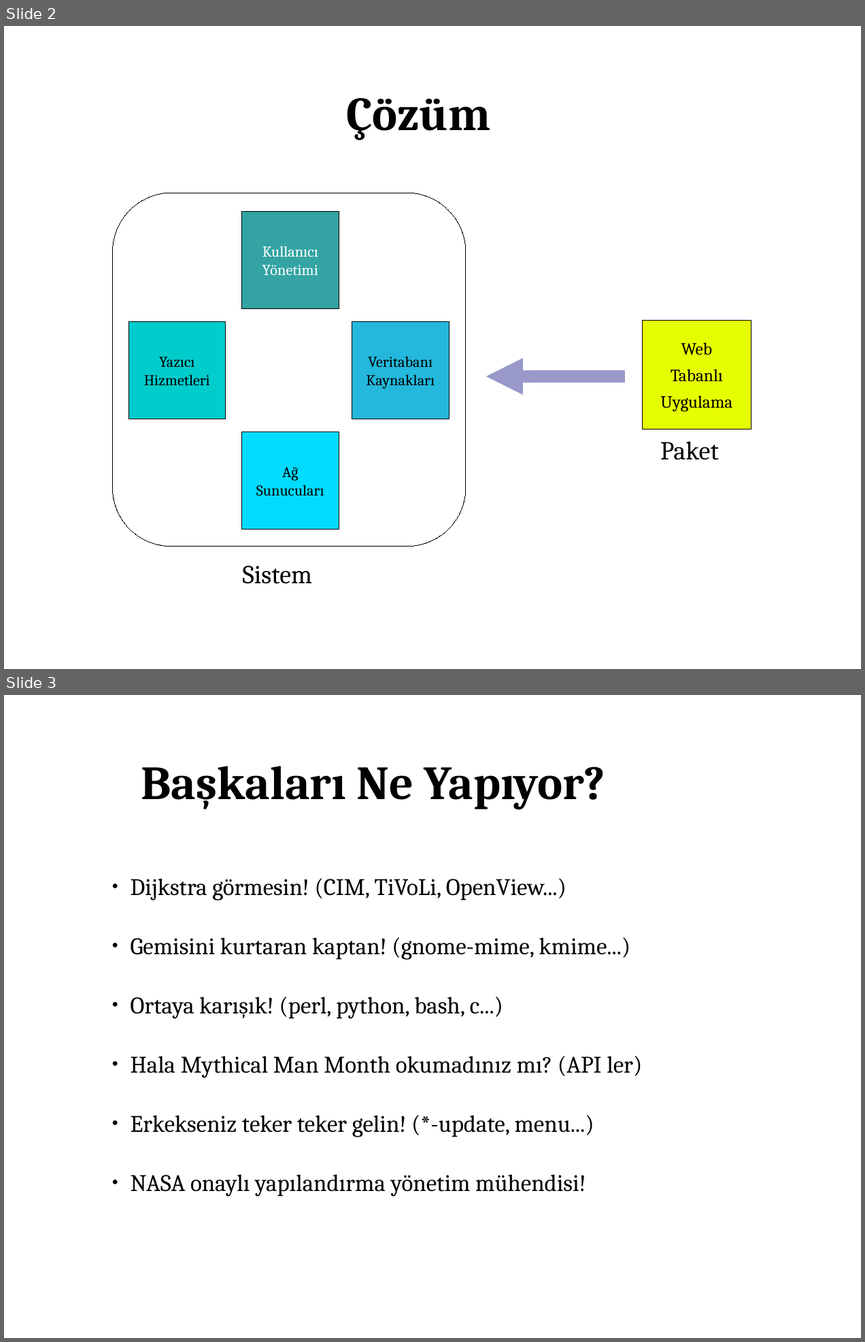
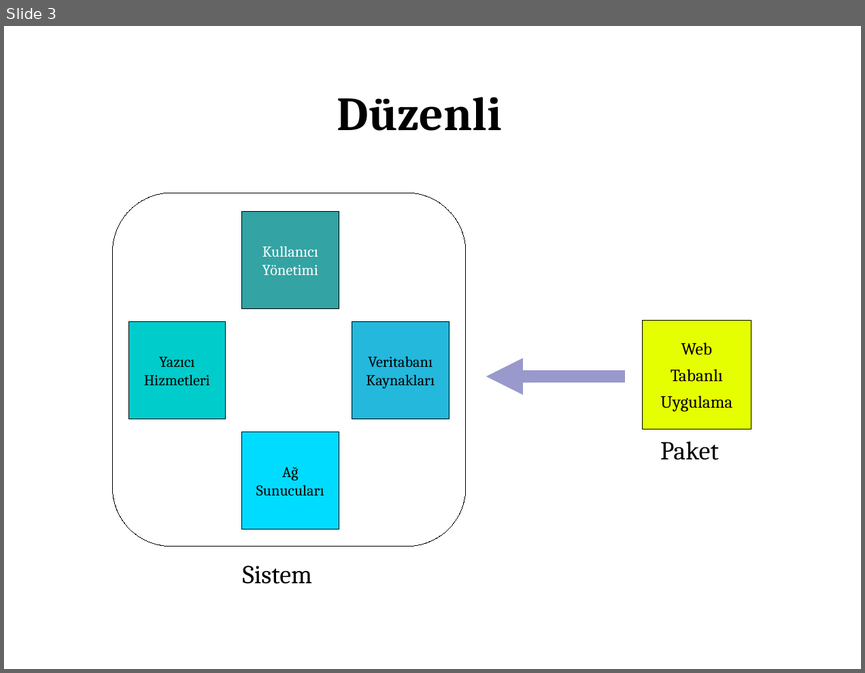
Before and after one commit to Pardus-Linux/COMAR, a slide deck: belgeler/temel-sunum.odp. Shown one above the other, each under a label of ours: slides 2 and 3 before the commit, slide 3 after it. The pictures are 865x1342 and 865x673 pixels, drawn with LibreOffice and Linux fonts; fonts in the diff are those of the drawing. Boxes give left, top, right and bottom in pixels: in the first picture for what was removed or moved away, otherwise in the second. Text is boxed around its words. In the diff, an @@ line names an element or a change of style, - is before the commit and + after.

```diff
--- a/belgeler/temel-sunum.odp
+++ b/belgeler/temel-sunum.odp
@@ slide 3 removed at (x1=4, y1=695, x2=861, y2=1338), background #FFFFFF @@
@@ text removed at (x1=141, y1=766, x2=606, y2=809) @@
-Başkaları Ne Yapıyor?
@@ text removed at (x1=130, y1=878, x2=642, y2=1196) @@
-  ● Dijkstra görmesin! (CIM, TiVoLi, OpenView...)
-  ● Gemisini kurtaran kaptan! (gnome-mime, kmime...)
-  ● Ortaya karışık! (perl, python, bash, c...)
-  ● Hala Mythical Man Month okumadınız mı? (API ler)
-  ● Erkekseniz teker teker gelin! (*-update, menu...)
-  ● NASA onaylı yapılandırma yönetim mühendisi!
@@ what was slide 2 is now slide 3 @@
@@ slide 3 changed as well @@
@@ text added at (x1=337, y1=97, x2=502, y2=131), 44 pt, text #000000, bold @@
+Düzenli
@@ text removed at (x1=346, y1=98, x2=490, y2=140) @@
-Çözüm
```
Also in this commit, not shown: 5 other slides changed, 4 slides added, 1 other slide removed.
